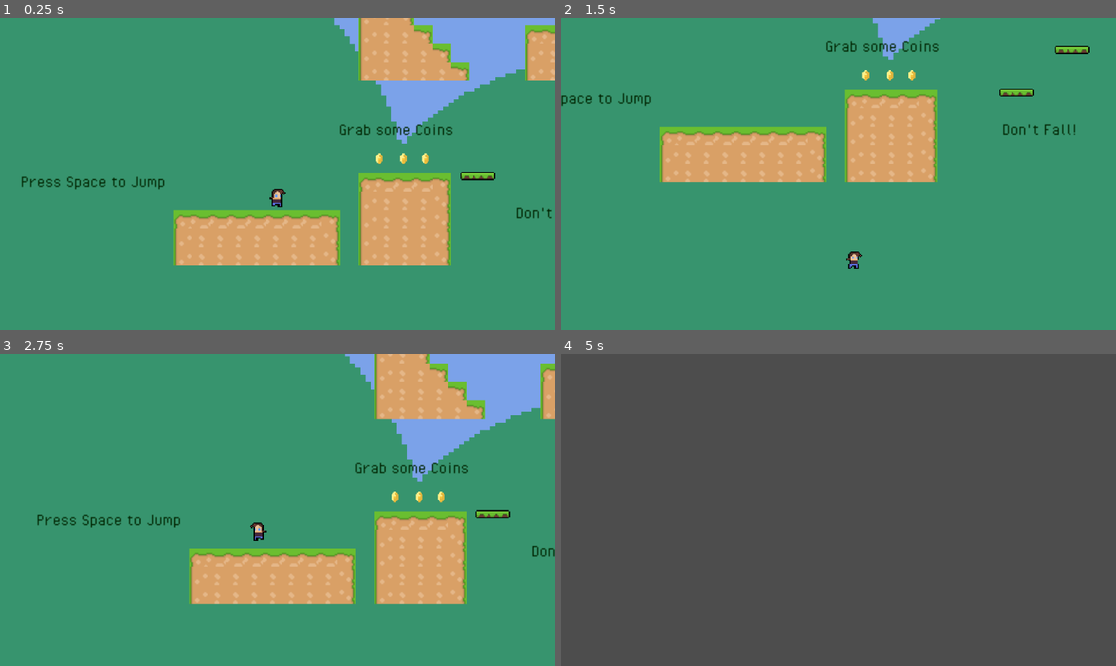
Above: before the commit, frames 1-4 (two rows, left to right).
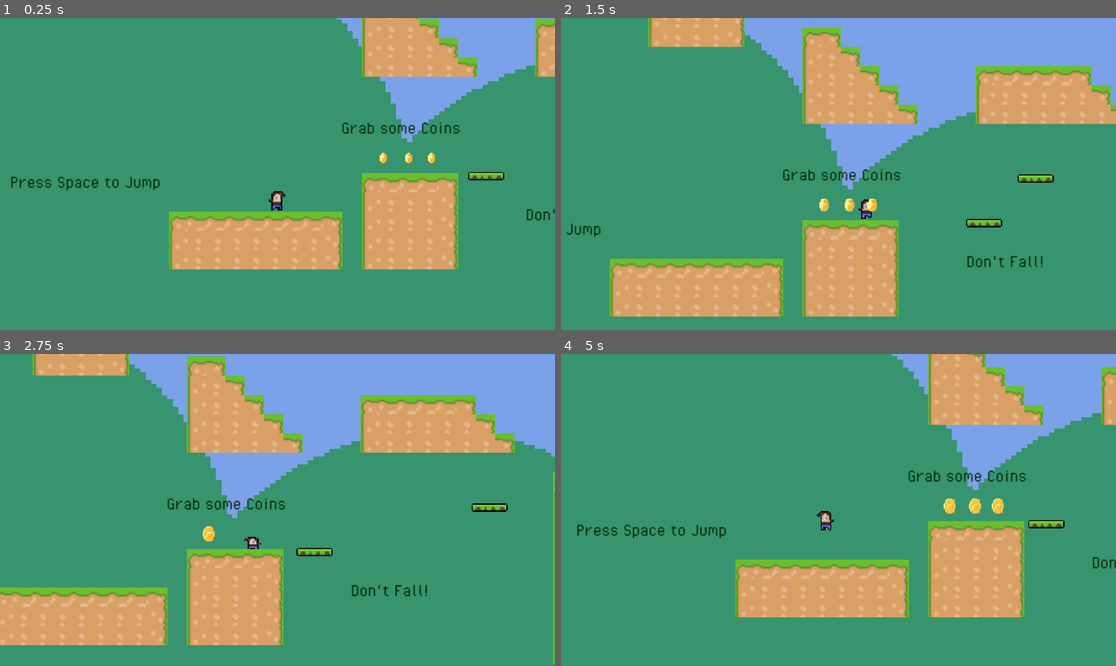
Above: after the commit, the same moments.

Repository: JMayna/godotplatormer
Game: Godot game, scene res://Scenes/world.tscn
Two runs of this game, one before a commit and one after it. Both use one fixed random seed, a clock stepped at 60 frames per second and the inputs below.
Inputs:
- Up to frame 1 (0.25 s): no input
- Up to frame 2 (1.5 s): tap Space (jump) at 0.5, 0.77, 0.8, 1.07, 1.25, 1.35 s; hold Down (crouch, bound only after the commit) 0.53-1.28 s; hold Right (move_right) from 0.53 s (still down)
- Up to frame 3 (2.75 s): tap Space (jump) at 1.52, 1.82, 2, 2.3 s; tap Down (crouch, bound only after the commit) at 1.55 s; release Right (move_right) at 2.03 s; hold Left (move_left) from 2.03 s (still down); hold Down (crouch, bound only after the commit) from 2.03 s (still down)
- Up to frame 4 (5 s): tap Space (jump) at 2.75, 3.02, 3.32, 3.5, 3.6, 3.77, 4.07, 4.25, 4.52, 4.82 s; release Left (move_left) at 2.78 s; release Down (crouch, bound only after the commit) at 2.78 s; hold Right (move_right) 2.78-4.28 s; tap Down (crouch, bound only after the commit) at 2.85, 4.35 s; hold Left (move_left) from 4.28 s (still down)

The runs differ from the first frame. In frame 1, 8.3% of the frame differs, in the area x 2-100%, y 0-81%; in frame 2, 42%; in frame 3, 39%; in frame 4, 100%, in the area x 0-100%, y 0-100%.

Commit message:
v.1.4 (Added Enemy, Double Jump, Crouch, Animations)

Diff:
--- /dev/null
+++ b/Resources/Player_standing_cshape.tres
@@ -0,0 +1,5 @@
+[gd_resource type="CapsuleShape2D" format=3 uid="uid://xh53m6gdg6kq"]
+
+[resource]
+radius = 6.0
+height = 14.0
--- /dev/null
+++ b/Resources/player_crouching_cshape.tres
@@ -0,0 +1,5 @@
+[gd_resource type="CapsuleShape2D" format=3 uid="uid://vctq3pnlgp66"]
+
+[resource]
+radius = 6.0
+height = 12.0
--- a/Scenes/Player.tscn
+++ b/Scenes/Player.tscn
@@ -1,12 +1,14 @@
-[gd_scene load_steps=24 format=3 uid="uid://ca3ia41ji127j"]
+[gd_scene load_steps=26 format=3 uid="uid://ca3ia41ji127j"]
 
 [ext_resource type="Script" path="res://Scripts/Player.gd" id="1_aviq6"]
 [ext_resource type="Texture2D" uid="uid://doh3xbn0nt6s7" path="res://Assets/player2idle-shee.png" id="2_7i0vg"]
+[ext_resource type="Shape2D" uid="uid://xh53m6gdg6kq" path="res://Resources/Player_standing_cshape.tres" id="2_gyrbq"]
+[ext_resource type="Texture2D" uid="uid://cygdf14ng25yq" path="res://Assets/player2crouch-sheet.png" id="2_qg5bh"]
 [ext_resource type="Texture2D" uid="uid://e6mpfnoqif2e" path="res://Assets/player2walk-sheet.png" id="3_k6xc5"]
 
-[sub_resource type="CapsuleShape2D" id="CapsuleShape2D_3vbvd"]
-radius = 6.0
-height = 18.0
+[sub_resource type="AtlasTexture" id="AtlasTexture_etvvf"]
+atlas = ExtResource("2_qg5bh")
+region = Rect2(0, 0, 16, 16)
 
 [sub_resource type="AtlasTexture" id="AtlasTexture_ngafk"]
 atlas = ExtResource("2_7i0vg")
@@ -84,6 +86,14 @@
 animations = [{
 "frames": [{
 "duration": 1.0,
+"texture": SubResource("AtlasTexture_etvvf")
+}],
+"loop": true,
+"name": &"crouch",
+"speed": 5.0
+}, {
+"frames": [{
+"duration": 1.0,
 "texture": SubResource("AtlasTexture_ngafk")
 }, {
 "duration": 1.0,
@@ -151,15 +161,15 @@
 script = ExtResource("1_aviq6")
 
 [node name="Camera2D" type="Camera2D" parent="."]
-zoom = Vector2(2.4, 2.4)
+zoom = Vector2(2.5, 2.5)
 position_smoothing_enabled = true
 
 [node name="CollisionShape2D" type="CollisionShape2D" parent="."]
-shape = SubResource("CapsuleShape2D_3vbvd")
+position = Vector2(0, 5)
+shape = ExtResource("2_gyrbq")
 
 [node name="AnimatedSprite2D" type="AnimatedSprite2D" parent="."]
 texture_filter = 1
+position = Vector2(0, 3)
 sprite_frames = SubResource("SpriteFrames_yeh10")
-animation = &"walk"
-frame = 6
-frame_progress = 0.706369
+animation = &"idle"
--- /dev/null
+++ b/Scenes/slime.tscn
@@ -0,0 +1,44 @@
+[gd_scene load_steps=7 format=3 uid="uid://kpt45xc2k2aq"]
+
+[ext_resource type="Script" path="res://Scripts/slime.gd" id="1_0uvkg"]
+[ext_resource type="Texture2D" uid="uid://sol2ojvyf5c0" path="res://Assets/blue slime.png" id="1_on2da"]
+[ext_resource type="PackedScene" uid="uid://bxw56h58fhiel" path="res://Scenes/killzone.tscn" id="2_m6wie"]
+
+[sub_resource type="AtlasTexture" id="AtlasTexture_88ox0"]
+atlas = ExtResource("1_on2da")
+region = Rect2(0, 0, 16, 16)
+
+[sub_resource type="SpriteFrames" id="SpriteFrames_4vvix"]
+animations = [{
+"frames": [{
+"duration": 1.0,
+"texture": SubResource("AtlasTexture_88ox0")
+}],
+"loop": true,
+"name": &"default",
+"speed": 5.0
+}]
+
+[sub_resource type="CircleShape2D" id="CircleShape2D_25r8j"]
+radius = 6.0
+
+[node name="Slime" type="Node2D"]
+script = ExtResource("1_0uvkg")
+
+[node name="AnimatedSprite2D" type="AnimatedSprite2D" parent="."]
+texture_filter = 1
+sprite_frames = SubResource("SpriteFrames_4vvix")
+
+[node name="Killzone" parent="AnimatedSprite2D" instance=ExtResource("2_m6wie")]
+
+[node name="CollisionShape2D" type="CollisionShape2D" parent="AnimatedSprite2D/Killzone"]
+position = Vector2(0, 2)
+shape = SubResource("CircleShape2D_25r8j")
+
+[node name="RaycastRight" type="RayCast2D" parent="."]
+position = Vector2(0, 1)
+target_position = Vector2(9, 0)
+
+[node name="RayCastLeft" type="RayCast2D" parent="."]
+position = Vector2(0, 1)
+target_position = Vector2(-8, 0)
--- a/Scenes/world.tscn
+++ b/Scenes/world.tscn
@@ -8,6 +8,7 @@
 [ext_resource type="Texture2D" uid="uid://cgu7xr5hi2oaq" path="res://Background/sheet 1.png" id="4_duawy"]
 [ext_resource type="PackedScene" uid="uid://8xunl1ncybtr" path="res://Scenes/platform.tscn" id="5_mpbvc"]
 [ext_resource type="FontFile" uid="uid://6vyvxi6px3jw" path="res://PixelOperator.ttf" id="7_o3irx"]
+[ext_resource type="PackedScene" uid="uid://kpt45xc2k2aq" path="res://Scenes/slime.tscn" id="9_tu6lj"]
 
 [sub_resource type="WorldBoundaryShape2D" id="WorldBoundaryShape2D_ppgs0"]
 
@@ -145,7 +146,7 @@
 [node name="TileMap" type="TileMap" parent="."]
 tile_set = SubResource("TileSet_2jkc7")
 format = 2
-layer_0/tile_data = PackedInt32Array(2490366, 131072, 4, 249 …(2895 unchanged characters)… , 1835019, 196608, 5, 1769482, 196608, 5)
+layer_0/tile_data = PackedInt32Array(2490366, 131072, 4, 249 …(2895 unchanged characters)… , 1835019, 196608, 5, 1769482, 196608, 5, 1245191, 131072, 4, 1245192, 196608, 4, 1245193, 196608, 5, 1245194, 196608, 5, 1245195, 196608, 4, 1245196, 196608, 4, 1245197, 196608, 4, 1245198, 196608, 4, 1179664, 131072, 4, 1179665, 262144, 4, 1310727, 131072, 5, 1310728, 196608, 5, 1245201, 262144, 5, 1310737, 262144, 5, 1310729, 196608, 5, 1310730, 196608, 5, 1310731, 196608, 5, 1310732, 196608, 5, 1310733, 196608, 5, 1310734, 196608, 5, 1245200, 196608, 5, 1310736, 196608, 5, 1310735, 196608, 5, 1245199, 196608, 4, 1179657, 131072, 4, 1179658, 262144, 4)
 
 [node name="Coins" type="Node" parent="."]
 
@@ -209,3 +210,6 @@
 theme_override_fonts/font = ExtResource("7_o3irx")
 theme_override_font_sizes/font_size = 16
 text = "Don't Fall!"
+
+[node name="Slime" parent="." instance=ExtResource("9_tu6lj")]
+position = Vector2(184, 297)
--- a/Scripts/Player.gd
+++ b/Scripts/Player.gd
@@ -9,7 +9,13 @@
 
 @onready var animated_sprite = $AnimatedSprite2D
 
+var standing_cshape = preload("res://Resources/Player_standing_cshape.tres")
+var crouching_cshape = preload("res://Resources/player_crouching_cshape.tres")
+@onready var cshape= $CollisionShape2D
 
+#jump count
+var jump_count = 0
+var max_jumps = 2
 
 
 func _physics_process(delta):
@@ -17,9 +23,13 @@
 	if not is_on_floor():
 		velocity.y += gravity * delta
 
+	if is_on_floor():
+		jump_count = 0
+
 	# Handle jump.
-	if Input.is_action_just_pressed("jump") and is_on_floor():
+	if Input.is_action_just_pressed("jump") and jump_count < max_jumps:
 		velocity.y = JUMP_VELOCITY
+		jump_count += 1
 
 	# Get the input direction and handle the movement/deceleration.
 	# As good practice, you should replace UI actions with custom gameplay actions.
@@ -37,9 +47,14 @@
 	if is_on_floor():
 		if direction == 0:
 			animated_sprite.play("idle")
+			cshape.shape = standing_cshape
 		else:
 			animated_sprite.play("walk")
-
+			cshape.shape = standing_cshape
+	if is_on_floor():
+		if Input.is_action_pressed("crouch"):
+			animated_sprite.play("crouch")
+			cshape.shape = crouching_cshape
 	#apply movement
 	if direction:
 		velocity.x = direction * SPEED
--- /dev/null
+++ b/Scripts/slime.gd
@@ -0,0 +1,19 @@
+extends Node2D
+
+const SPEED = 60
+
+var direction = 1
+
+@onready var raycast_right = $RaycastRight
+@onready var ray_cast_left = $RayCastLeft
+
+
+
+# Called every frame. 'delta' is the elapsed time since the previous frame.
+func _process(delta):
+	if raycast_right.is_colliding():
+		direction = -1
+	if ray_cast_left.is_colliding():
+		direction = 1
+
+	position.x += direction * SPEED * delta
--- a/default_bus_layout.tres
+++ b/default_bus_layout.tres
@@ -5,7 +5,7 @@
 bus/1/solo = false
 bus/1/mute = false
 bus/1/bypass_fx = false
-bus/1/volume_db = -11.952
+bus/1/volume_db = -4.24723
 bus/1/send = &"Master"
 bus/2/name = &"Sounds"
 bus/2/solo = false
--- a/project.godot
+++ b/project.godot
@@ -37,3 +37,9 @@
 , Object(InputEventKey,"resource_local_to_scene":false,"resource_name":"","device":-1,"window_id":0,"alt_pressed":false,"shift_pressed":false,"ctrl_pressed":false,"meta_pressed":false,"pressed":false,"keycode":0,"physical_keycode":68,"key_label":0,"unicode":100,"echo":false,"script":null)
 ]
 }
+crouch={
+"deadzone": 0.5,
+"events": [Object(InputEventKey,"resource_local_to_scene":false,"resource_name":"","device":-1,"window_id":0,"alt_pressed":false,"shift_pressed":false,"ctrl_pressed":false,"meta_pressed":false,"pressed":false,"keycode":0,"physical_keycode":4194322,"key_label":0,"unicode":0,"echo":false,"script":null)
+, Object(InputEventKey,"resource_local_to_scene":false,"resource_name":"","device":-1,"window_id":0,"alt_pressed":false,"shift_pressed":false,"ctrl_pressed":false,"meta_pressed":false,"pressed":false,"keycode":0,"physical_keycode":83,"key_label":0,"unicode":115,"echo":false,"script":null)
+]
+}
Binary file added: Assets/blue slime.png
Not shown, added: Assets/blue slime.png.import
Not shown: 1 places in Scenes/world.tscn that only renumber resources
Not shown, added: export_presets.cfg
